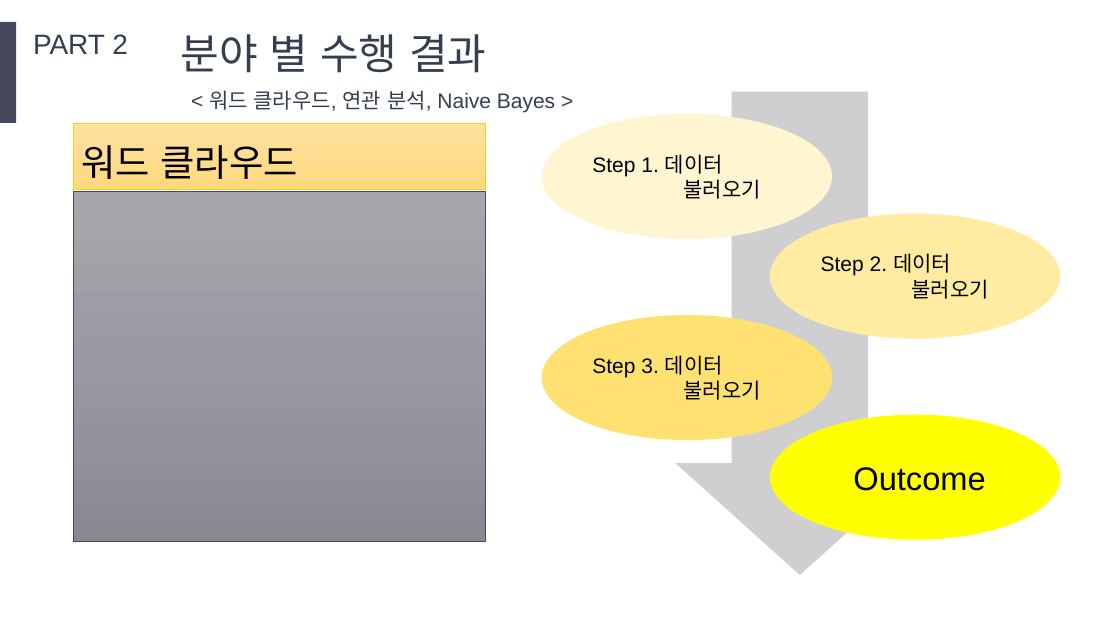
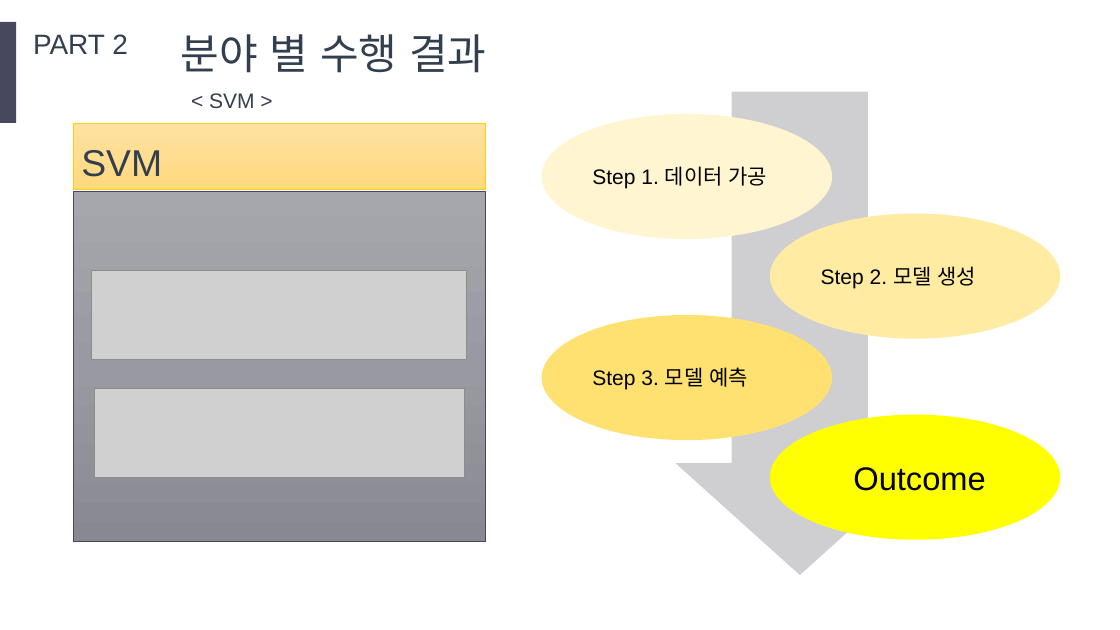
Before and after one commit to littlecsi/tjproject, a slide deck: slide 16 of PPT(양식).pptx (slide 15 before the commit). Drawn at 1120x630 pixels with LibreOffice and Linux fonts; fonts in the diff are those of the drawing; grey boxes stand for pictures. Boxes give left, top, right and bottom in pixels: in the first picture for what was removed or moved away, otherwise in the second. Text is boxed around its words. In the diff, an @@ line names an element or a change of style, - is before the commit and + after.

```diff
--- a/PPT(양식).pptx
+++ b/PPT(양식).pptx
@@ text at (209, 93, 254, 108): text changed @@
-< 워드 클라우드, 연관 분석, Naive Bayes >
+< SVM >
@@ text in rectangle at (81, 150, 162, 177): text changed; text colour #000000 to #333F50 @@
-워드 클라우드
+SVM
@@ text in ellipse at (592, 166, 768, 189): text changed @@
-Step 1. 데이터
-불러오기
+Step 1. 데이터 가공
@@ text in ellipse at (821, 266, 977, 288): text changed @@
-Step 2. 데이터
-불러오기
+Step 2. 모델 생성
@@ picture added at (92, 271, 467, 360) @@
@@ picture added at (94, 389, 465, 477) @@
@@ text in ellipse at (592, 367, 748, 390): text changed @@
-Step 3. 데이터
-불러오기
+Step 3. 모델 예측
```
Also in this commit, not shown: 1 other slide changed, 1 slide added, 2 other files.
